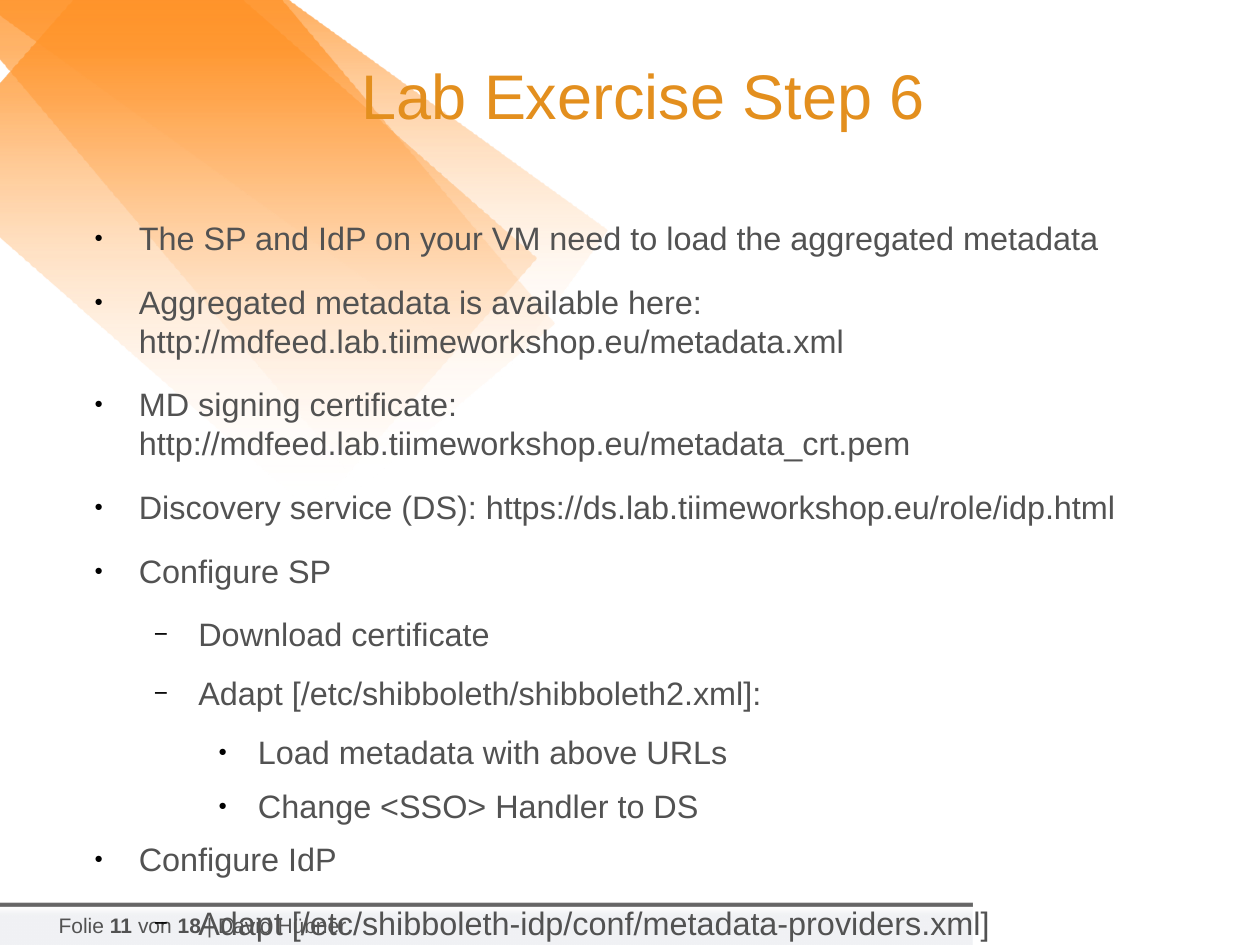
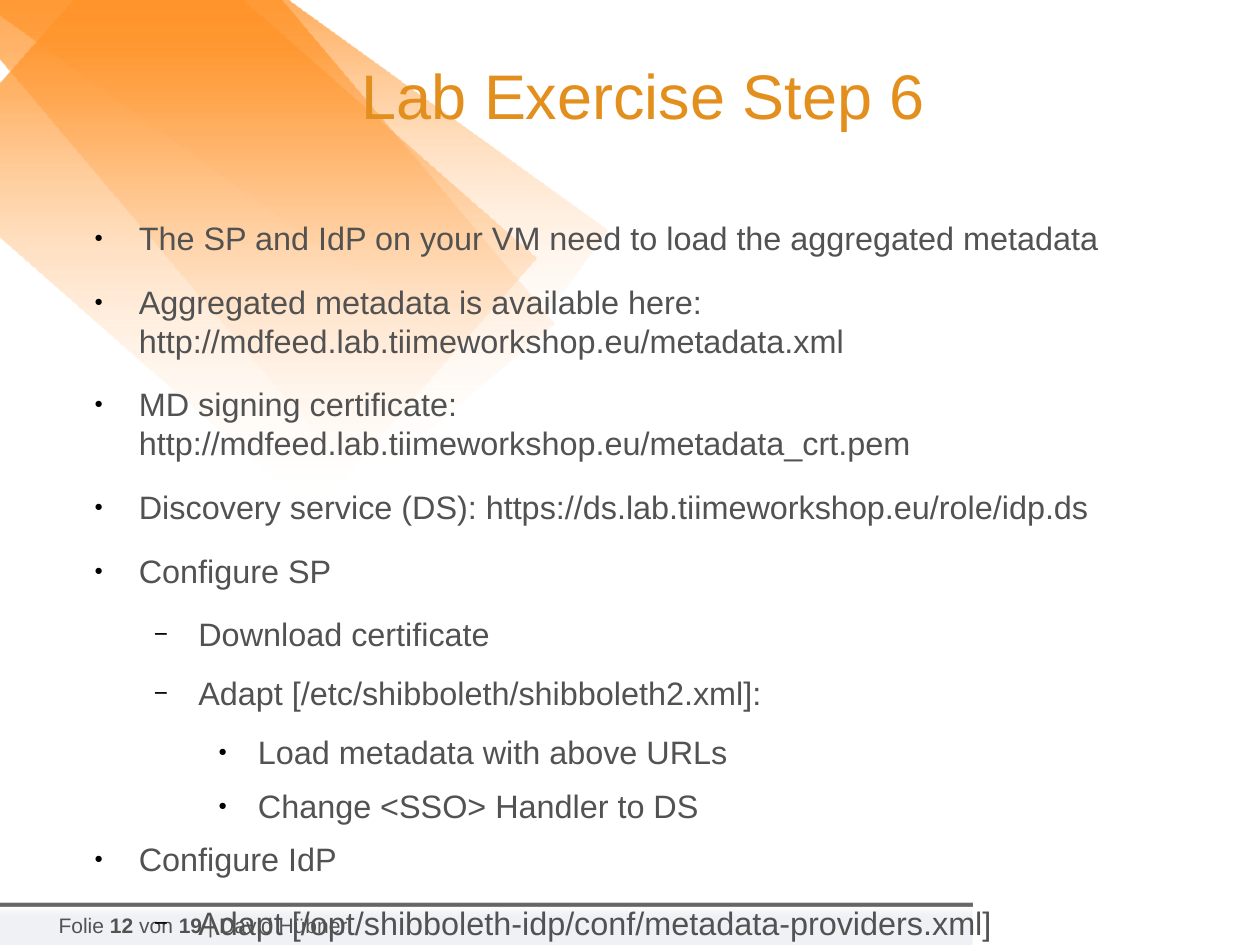
Before and after one commit to tiime2018/lab1, a slide deck: slide 12 of slides/2018-02-06_TIIME-Shibboleth-07-Hands-On.odp (slide 11 before the commit). Drawn at 1260x945 pixels with LibreOffice and Linux fonts; fonts in the diff are those of the drawing; background and template pictures are left out. Boxes give left, top, right and bottom in pixels: in the first picture for what was removed or moved away, otherwise in the second. Text is boxed around its words. In the diff, an @@ line names an element or a change of style, - is before the commit and + after.

```diff
--- a/slides/2018-02-06_TIIME-Shibboleth-07-Hands-On.odp
+++ b/slides/2018-02-06_TIIME-Shibboleth-07-Hands-On.odp
@@ text at (x1=139, y1=495, x2=1088, y2=525): text changed @@
-● Discovery service (DS): https://ds.lab.tiimeworkshop.eu/role/idp.html
+● Discovery service (DS): https://ds.lab.tiimeworkshop.eu/role/idp.ds
@@ text at (x1=59, y1=917, x2=348, y2=938): text changed @@
-Folie 11 von 18 | David Hübner
+Folie 12 von 19 | David Hübner
@@ text at (x1=198, y1=911, x2=991, y2=941): text changed @@
-  − Adapt [/etc/shibboleth-idp/conf/metadata-providers.xml]
+  − Adapt [/opt/shibboleth-idp/conf/metadata-providers.xml]
```
Also in this commit, not shown: 4 other slides changed, 1 slide added.
